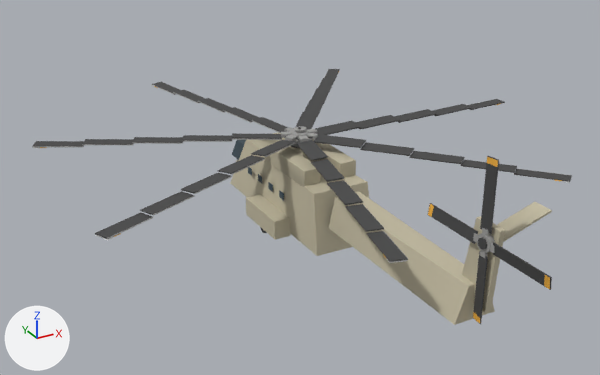
The glTF model assets/models/usa_heli_ch53.glb as it was, and as the next commit left it.
One viewpoint serves both versions: a 50 mm lens placed at (-17.3, -31.3, 17.6), pointed at (-1.0, -1.7, 2.9). The axes (+X, +Y, +Z) are drawn at lower left. The lights are the same throughout. The first picture is the older version. Vertices at exactly the same position are counted once.

In view in the first picture: 'body', 'rotor', 'trotor'.
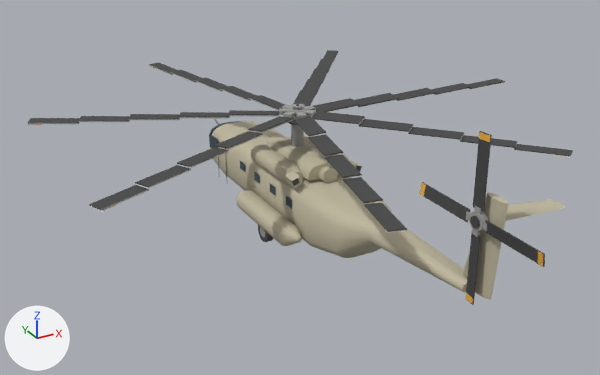
Boxes [x1, y1, x2, y2] around the edits, measured in the pictures (600 x 375 px; the box of a moved part takes in the faces that stretch with it):
'body', reshaped (11% wider)
    before: [230, 132, 552, 325]
    after: [208, 111, 566, 300]
'rotor', moved
    before: [32, 69, 572, 263]
    after: [27, 50, 573, 233]
'trotor', moved
    before: [428, 156, 552, 324]
    after: [420, 131, 545, 305]
part 1 of me_body, moved or reshaped
    before: [277, 139, 321, 162]
    after: [285, 171, 303, 187]
part 2 of me_body, added
    after: [209, 134, 218, 148]
part 3 of me_body, moved or reshaped
    before: [248, 167, 252, 176]
    after: [240, 161, 245, 172]
part 4 of me_body, moved or reshaped
    before: [258, 174, 262, 183]
    after: [254, 172, 260, 183]
part 5 of me_body, moved or reshaped
    before: [268, 182, 273, 192]
    after: [270, 184, 275, 195]
part 6 of me_body, moved or reshaped
    before: [279, 190, 284, 201]
    after: [286, 196, 292, 209]
part 7 of me_body, added
    after: [258, 225, 273, 242]
part 8 of me_body, moved or reshaped (not visible before)
    after: [260, 227, 265, 238]
part 9 of me_body, added
    after: [291, 117, 304, 147]
part 10 of me_body, rebuilt (83% wider, 38% taller)
    before: [230, 132, 369, 256]
    after: [212, 121, 467, 293]
part 11 of me_body, rebuilt (49% wider, 21% taller)
    before: [246, 194, 290, 240]
    after: [236, 190, 302, 246]
part 12 of me_body, rebuilt (12% taller)
    before: [462, 216, 505, 312]
    after: [463, 192, 508, 300]
part 13 of me_body, deleted (beige)
    before: [329, 192, 495, 325]
part 14 of me_body, reshaped
    before: [232, 140, 356, 187]
    after: [208, 111, 360, 183]
part 15 of me_body, reshaped
    before: [497, 202, 552, 242]
    after: [505, 199, 566, 221]

The change, as a list of edits to the scene's bpy script:
```text
Change me_body:
    used by ob_body; location = (0.0, 0.0, 0.0)
    remove me_body.from_pydata(...)  # 384 vertices, 680 faces; spans x -2.2..2.5, y -13.4..5.9, z 0.0..5.6
    add me_body.from_pydata(...)  # 1086 vertices, 1988 faces; spans x -2.5..3.4, y -13.5..11.0, z 0.0..6.6
    me_body part 1: the loose piece of 24 vertices spanning x -0.6..0.6, y -0.9..1.3, z 3.2..4.0 is turned -20.1 degrees about the y axis through its middle and scaled by 0.331, then moved by (-1.5, -2.2, -0.1)
    me_body part 2: a new loose piece, a box spanning x -1.625..-1.575, y 6.1..7.1, z 1.925..2.675, in mat_glass
    me_body part 3: the loose piece of 8 vertices spanning x -1.5, y 2.3..2.7, z 2.0..2.4 is moved by (-0.2, 0.5, 0.1)
    me_body part 4: the loose piece of 8 vertices spanning x -1.5, y 1.2..1.6, z 2.0..2.4 is moved by (-0.2, 0.0, 0.1)
    me_body part 5: the loose piece of 8 vertices spanning x -1.5, y 0.1..0.5, z 2.0..2.4 is moved by (-0.2, -0.5, 0.1)
    me_body part 6: the loose piece of 8 vertices spanning x -1.5, y -1.0..-0.6, z 2.0..2.4 is moved by (-0.2, -1.0, 0.1)
    me_body part 7: a new loose piece, a 14-sided cylinder along x spanning x -2.36..-2.04, y -1.1..-0.1, z 0.01..0.99, in mat_rubber
    me_body part 8: the loose piece of 20 vertices spanning x -0.2..0.2, y 0.0..0.4, z 3.9..4.5 is turned 90 degrees about the y axis through its middle and scaled by 0.785, then moved by (-2.2, -0.8, -3.7)
    me_body part 9: a new loose piece, a 12-sided cylinder along z spanning x -0.28..0.28, y 0.12..0.68, z 3.6..5.6, in mat_metal
    me_body part 10: the loose piece of 24 vertices spanning x -1.4..1.4, y -4.0..5.0, z 0.6..3.3 is rebuilt with 144 vertices and now spans x -1.6..1.6, y -12.2..8.9, z 0.6..3.2
    me_body part 11: the loose piece of 24 vertices spanning x -2.2..-1.4, y -1.5..1.5, z 0.4..1.3 is rebuilt with 64 vertices and now spans x -2.5..-1.5, y -3.2..2.4, z 0.6..1.5
    me_body part 12: the loose piece of 24 vertices spanning x -0.1..0.1, y -13.4..-11.6, z 2.4..5.6 is rebuilt with 20 vertices and now spans x -0.1..0.1, y -13.5..-11.6, z 2.9..6.6
    me_body part 13: the loose piece of 24 vertices spanning x -0.9..0.9, y -12.5..-4.0, z 1.8..3.2 is deleted
    me_body part 14: 96 vertices removed from x -1.3..1.9, y -2.6..5.6, z 0.0..4.0; 350 vertices added at x -2.2..2.2, y -2.6..11.0, z 0.4..4.0
    me_body part 15: 8 vertices removed from x 0.1..2.5, y -13.0..-12.2, z 4.8..5.6; 20 vertices added at x 0.2..3.4, y -12.9..-11.8, z 5.4..5.6
    other edits to the shape of me_body do not show in these pictures
    add me_body.materials.append(mat_dark)
Change ob_rotor:
    ob_rotor.location: (0.0, 0.2, 4.55) -> (0.0, 0.4, 5.6)
Change ob_trotor:
    ob_trotor.location: (-0.2, -12.9, 5.0) -> (-0.34, -12.6, 5.7)
```
